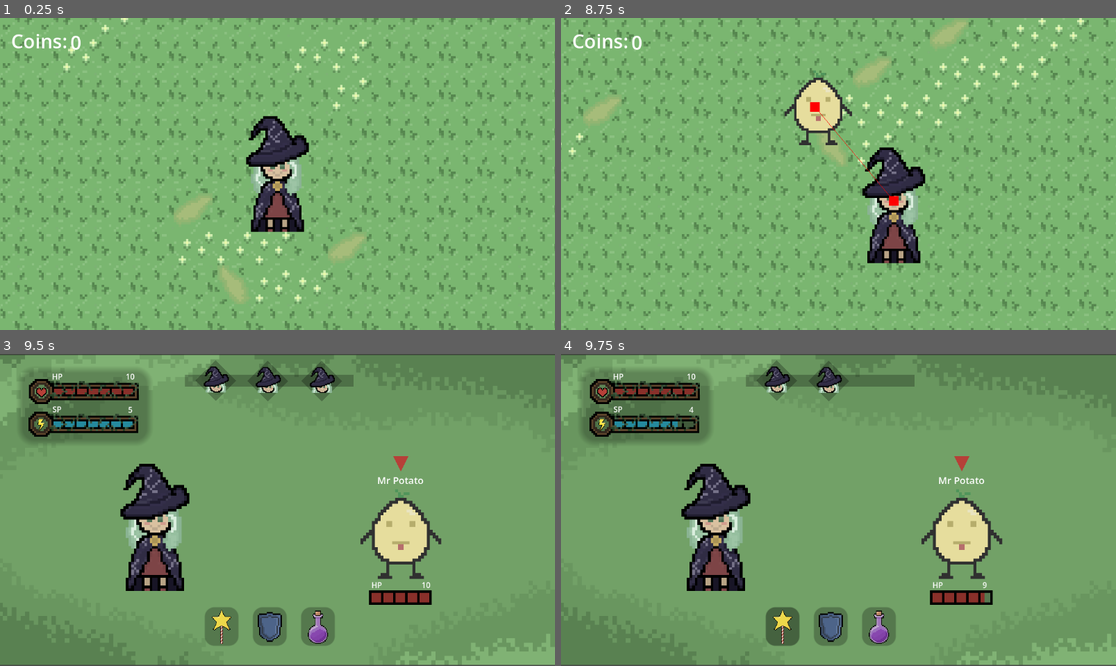
Above: before the commit, frames 1-4 (two rows, left to right).
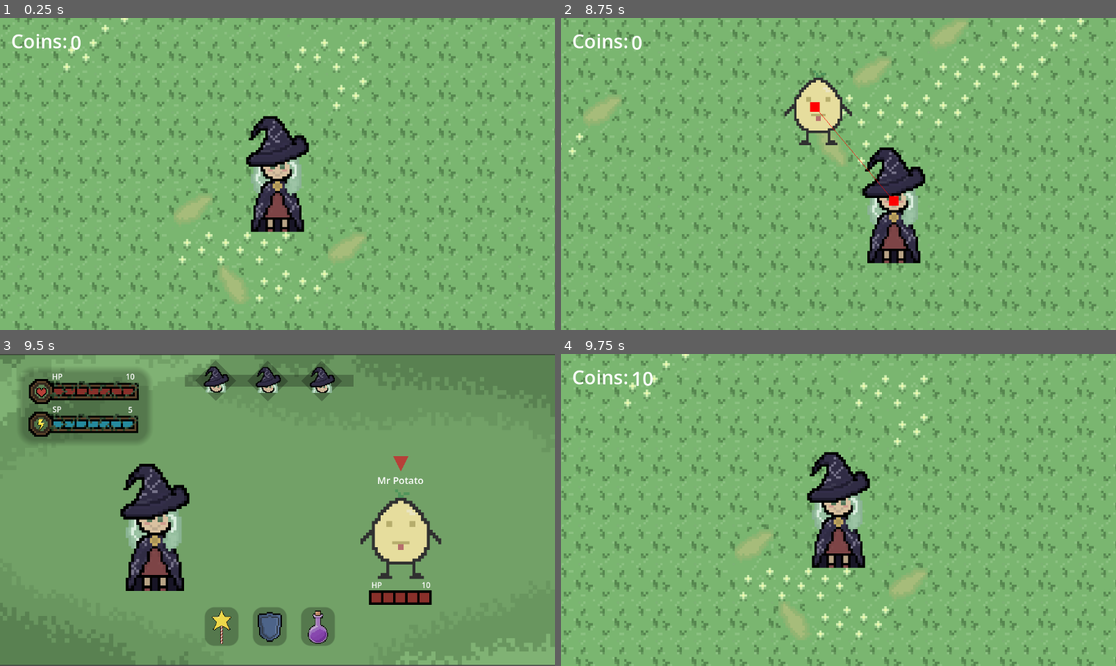
Above: after the commit, the same moments.

Repository: knguyen3-skl/github_tut
Game: Godot game, scene res://scenes/level.tscn
Two runs of this game, one before a commit and one after it. Both use one fixed random seed, a clock stepped at 60 frames per second and the inputs below.
Inputs (mouse positions are in pixels of both pictures, inside the frame that each line leads up to):
- Up to frame 1 (0.25 s): no input
- Up to frame 2 (8.75 s): tap Enter at 0.5 s; hold Right (ui_right) 0.53-1.28 s; hold Down (ui_down) 1.28-2.03 s; hold Right (ui_right) 2.03-2.78 s; hold Up (ui_up) 2.78-3.53 s; hold Left (ui_left) 3.53-5.03 s; hold Down (ui_down) 5.03-5.78 s; hold Right (ui_right) 5.78-6.53 s; hold Up (ui_up) 6.53-7.28 s; hold Right (ui_right) 7.28-8.03 s; hold Down (ui_down) from 8.03 s (still down)
- Up to frame 3 (9.5 s): release Down (ui_down) at 8.78 s; hold Left (ui_left) from 8.78 s (still down)
- Up to frame 4 (9.75 s): release Left (ui_left) at 9.5 s; click (783, 625) at 9.5 s

Frames 1-3 are identical in both runs. In frame 4, 48% of the frame differs, in the area x 0-100%, y 0-100%.

Commit message:
enemy respawn parameters

Diff:
--- a/witchery/scenes/fight_mr_potato.gd
+++ b/witchery/scenes/fight_mr_potato.gd
@@ -66,7 +66,7 @@
 	if turns_left >= 1 and Global.player_special > 0:
 		turns_left -= 1
 		_turn()
-		Global.potato_health -= 1
+		Global.potato_health -= 10
 		Global.player_special -= 1
 		potato_ui.value = Global.potato_health
 		potato_health.text = str(Global.potato_health)
--- a/witchery/scenes/level.tscn
+++ b/witchery/scenes/level.tscn
@@ -22,10 +22,9 @@
 source_geometry_mode = 2
 source_geometry_group_name = &"mr_potato_path"
 
-[node name="Node2D" type="Node2D" unique_id=480188596 node_paths=PackedStringArray("money", "potato_respawn")]
+[node name="Node2D" type="Node2D" unique_id=480188596 node_paths=PackedStringArray("money")]
 script = ExtResource("1_mx8sn")
 money = NodePath("CanvasLayer/Label2")
-potato_respawn = NodePath("Timer")
 
 [node name="TileMapLayer" type="TileMapLayer" parent="." unique_id=194708322]
 tile_map_data = PackedByteArray("AAACAAgAAAAAAAAAAAACAAkAAAABAAAAAAACAAoAAAABAAAAAAACAAsAAAAAAAAAAAACAAwAAAAAAAAAAAACAA …(10800 unchanged characters)…
@@ -72,8 +71,3 @@
 offset_bottom = 78.0
 theme_override_font_sizes/font_size = 40
 text = "0"
-
-[node name="Timer" type="Timer" parent="." unique_id=1305153551]
-wait_time = 60.0
-
-[connection signal="timeout" from="Timer" to="." method="_respawn_enemy"]
--- a/witchery/scenes/main_level.gd
+++ b/witchery/scenes/main_level.gd
@@ -1,7 +1,6 @@
 extends Node2D
 
 @export var money: Label
-@export var potato_respawn: Timer
 
 # Called when the node enters the scene tree for the first time.
 func _ready() -> void:
@@ -13,25 +12,27 @@
 			Global.enemy_dict[enemies.name] = "alive"
 		print(Global.enemy_dict)
 
+	for enemies in get_tree().get_nodes_in_group("enemy"):
+		if Global.enemy_dict[enemies.name] == "dead":
+			enemies.hide()
+			enemies.get_child(2).monitoring = false
+			enemies.get_child(1).disabled = true
+			enemies.set_physics_process(false)
+			get_tree().create_timer(5).connect("timeout", _respawn_enemy.bind(enemies.name))
+
+
 # Called every frame. 'delta' is the elapsed time since the previous frame.
 func _process(delta: float) -> void:
 	# if alive show
 	# if dead hide + untouchable
+	# create timer
 	for enemies in get_tree().get_nodes_in_group("enemy"):
-		if Global.enemy_dict[enemies.name] == "dead" and potato_respawn.is_stopped():
-			enemies.hide()
-			enemies.get_child(2).monitoring = false
-			enemies.get_child(1).disabled = true
-			enemies.set_physics_process(false)
-			potato_respawn.start()
-
-		elif Global.enemy_dict[enemies.name] == "alive":
+		if Global.enemy_dict[enemies.name] == "alive":
 			enemies.show()
 			enemies.get_child(2).monitoring = true
 			enemies.get_child(1).disabled = false
 			enemies.set_physics_process(true)
 
-func _respawn_enemy() -> void:
-	Global.enemy_dict[Global.enemy_id] = "alive"
+func _respawn_enemy(enemy_id: StringName) -> void:
+	Global.enemy_dict[enemy_id] = "alive"
 	print(Global.enemy_dict)
-	potato_respawn.stop()
